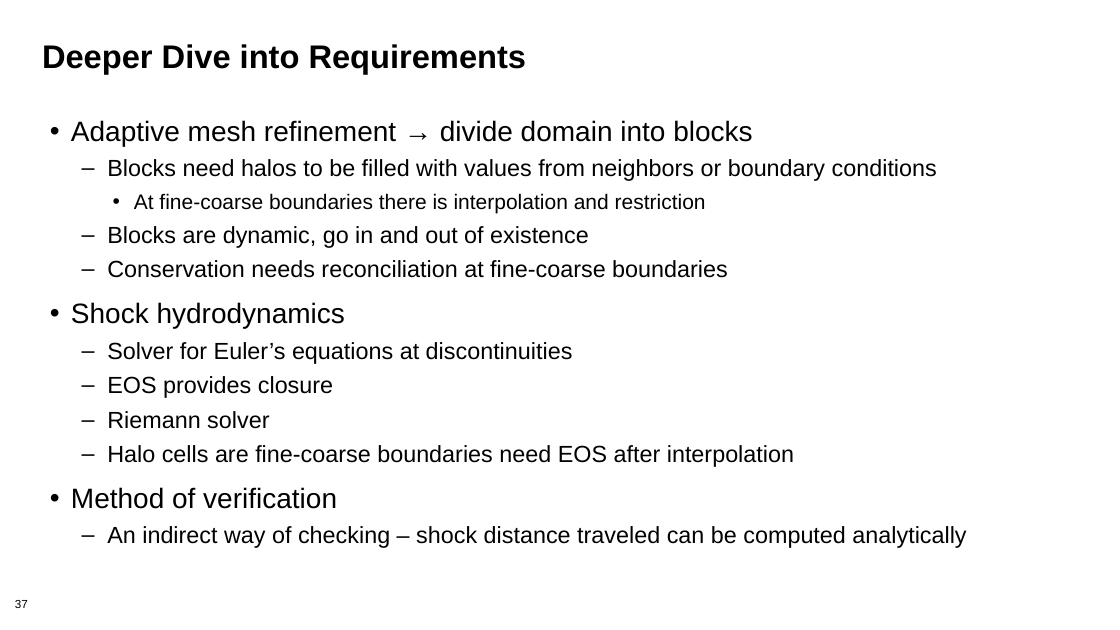
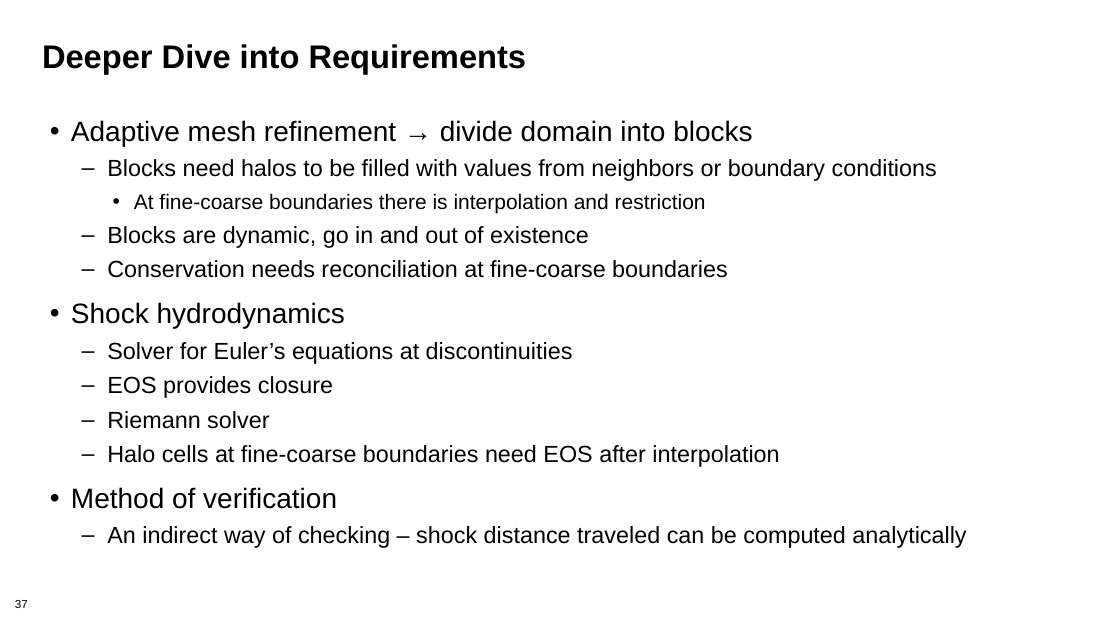
Before and after one commit to bssw-tutorial/presentations, a slide deck: slide 37 of dev-test-llm.pptx. Drawn at 1120x630 pixels with LibreOffice and Linux fonts; fonts in the diff are those of the drawing. Boxes give left, top, right and bottom in pixels: in the first picture for what was removed or moved away, otherwise in the second. Text is boxed around its words. In the diff, an @@ line names an element or a change of style, - is before the commit and + after.

```diff
--- a/dev-test-llm.pptx
+++ b/dev-test-llm.pptx
@@ text at [107, 445, 779, 467]: text changed @@
-  – Halo cells are fine-coarse boundaries need EOS after interpolation
+  – Halo cells at fine-coarse boundaries need EOS after interpolation
```
Also in this commit, not shown: 1 slide added, 1 slide removed.
